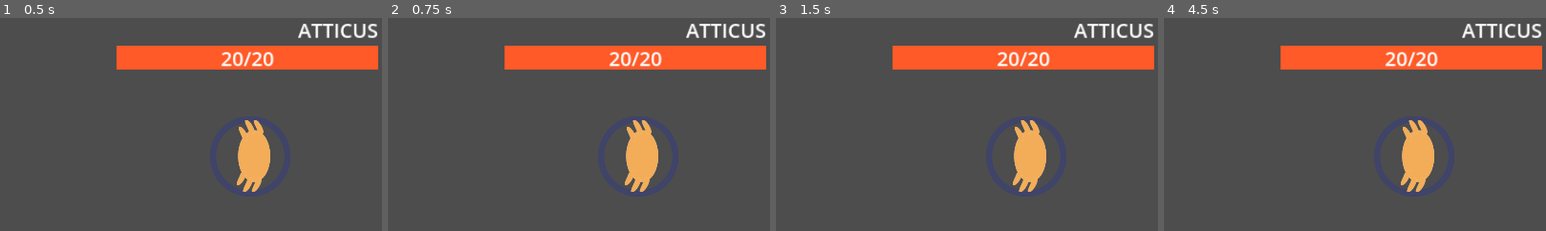
Above: before the commit, frames 1-4 (left to right).
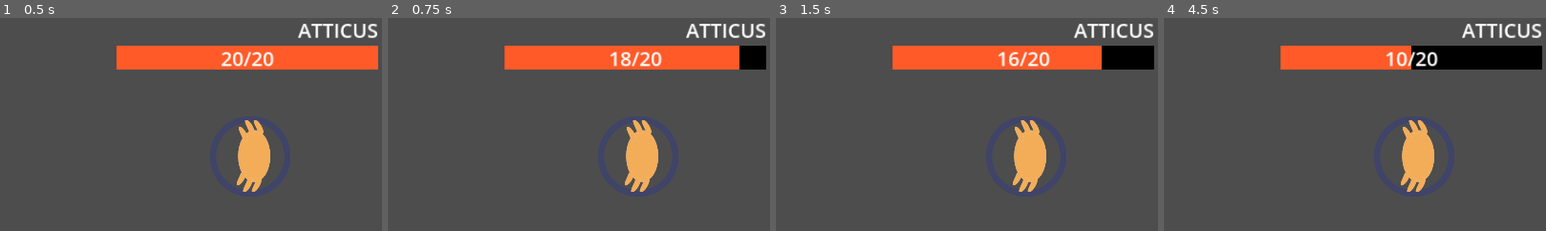
Above: after the commit, the same moments.

Repository: mathew-tran/theanajam24
Game: Godot game, scene res://Levels/Main.tscn
The game is run twice, just before and just after one commit, with the same random seed, the same clock (stepped at 60 frames per second) and the same inputs.
Inputs (mouse positions are % of the whole screen's width and height, from its top left):
- Up to frame 1 (0.5 s): no input
- Up to frame 2 (0.75 s): click (26, 73) at 0.52 s
- Up to frame 3 (1.5 s): click (26, 73) at 1.27 s
- Up to frame 4 (4.5 s): click (26, 73) at 2.02 s; tap Enter at 2.75, 4.25 s; tap Space at 3.5 s
The pictures show only the part of the screen within x 50-100%, y 0-50%; the shares and areas given below are measured in that part.

Frame 1 is identical in both runs. In frame 2, 1.0% of the frame differs, in the area x 58-99%, y 13-25%; in frame 3, 1.8%; in frame 4, 3.9%.

Commit message:
be able to target specific units

Diff:
--- a/Content/Moves/Attacks/Pinch.tres
+++ b/Content/Moves/Attacks/Pinch.tres
@@ -5,5 +5,7 @@
 [resource]
 script = ExtResource("1_d0ymv")
 Damage = 2
+TargetType = 1
 MoveName = "Pinch"
 Cost = 1
+Accuracy = 50
--- a/Levels/Main.tscn
+++ b/Levels/Main.tscn
@@ -24,8 +24,7 @@
 [node name="EnemyCircle" parent="BattleManager" groups=["EnemyCircle"] instance=ExtResource("3_ogekb")]
 position = Vector2(1589, 355)
 
-[node name="Crab" parent="BattleManager/EnemyCircle" node_paths=PackedStringArray("Health") instance=ExtResource("1_v801o")]
+[node name="Crab" parent="BattleManager/EnemyCircle" instance=ExtResource("1_v801o")]
 position = Vector2(8, -1)
 scale = Vector2(-1, -1)
 Name = "Atticus"
-Health = NodePath("../../PlayerCircle/Crab/HealthComponent")
--- a/Prefabs/CrabUnit.tscn
+++ b/Prefabs/CrabUnit.tscn
@@ -5,12 +5,11 @@
 [ext_resource type="Resource" uid="uid://23lkrnyikk4i" path="res://Content/Moves/Attacks/Pinch.tres" id="3_bjh53"]
 [ext_resource type="Script" path="res://Scripts/Components/HealthComponent.gd" id="4_1bcxo"]
 
-[node name="Crab" type="Sprite2D" node_paths=PackedStringArray("Health")]
+[node name="Crab" type="Sprite2D"]
 position = Vector2(163, 233)
 texture = ExtResource("1_hbe70")
 script = ExtResource("2_pfayh")
 Moves = Array[Resource("res://Scripts/DataStructures/CrabMove.gd")]([ExtResource("3_bjh53"), ExtResource("3_bjh53"), ExtResource("3_bjh53"), ExtResource("3_bjh53")])
-Health = NodePath("HealthComponent")
 
 [node name="HealthComponent" type="Node" parent="."]
 script = ExtResource("4_1bcxo")
--- a/Scripts/Autoload/Helper.gd
+++ b/Scripts/Autoload/Helper.gd
@@ -1,6 +1,13 @@
 extends Node
 
-func GetEnemy():
+func GetActiveEnemy():
 	var circle = get_tree().get_nodes_in_group("EnemyCircle")
 	if circle:
 		return circle[0].get_child(0)
+	return null
+
+func GetActivePlayer():
+	var circle = get_tree().get_nodes_in_group("PlayerCircle")
+	if circle:
+		return circle[0].get_child(0)
+	return null
--- a/Scripts/Components/HealthComponent.gd
+++ b/Scripts/Components/HealthComponent.gd
@@ -17,9 +17,17 @@
 	return Amount > 0
 
 func TakeDamage(amount):
+	if IsAlive() == false:
+		return
+
 	Amount -= amount
+	if Amount > 0:
+		OnTakeDamage.emit(self)
+	else:
+		OnDeath.emit(self)
 
 func Heal(amount):
 	Amount += amount
 	if Amount < 0:
 		Amount = 0
+	OnHeal.emit()
--- a/Scripts/CrabUnit.gd
+++ b/Scripts/CrabUnit.gd
@@ -4,7 +4,10 @@
 
 @export var Name : String
 @export var Moves : Array[CrabMove]
-@export var Health : HealthComponent
+
+var bIsEnemy = false
+var Health : HealthComponent
 
 func _ready():
+	Health = $HealthComponent
 	Health.Setup()
--- a/Scripts/DataStructures/CrabMove.gd
+++ b/Scripts/DataStructures/CrabMove.gd
@@ -2,8 +2,29 @@
 
 class_name CrabMove
 
+enum TARGET {
+	SELF,
+	ENEMY
+}
+
+@export var TargetType : TARGET
 @export var MoveName : String
 @export var Cost : int
+@export var Accuracy : int
 
-func PerformMove():
-	pass
+
+func PerformMove(target : CrabUnit):
+	print(target.Name + "has been targeted")
+
+func DetermineTarget(crabUnit : CrabUnit):
+	if TargetType == TARGET.SELF:
+		return crabUnit
+	else:
+		if crabUnit.bIsEnemy:
+			return Helper.GetActivePlayer()
+		else:
+			return Helper.GetActiveEnemy()
+
+func HasPassedAccuracyCheck():
+	var result = randi() % 100
+	return result < Accuracy
--- a/Scripts/DataStructures/CrabMoveAttack.gd
+++ b/Scripts/DataStructures/CrabMoveAttack.gd
@@ -2,5 +2,6 @@
 
 @export var Damage : int
 
-func PerformMove():
-	pass
+func PerformMove(target : CrabUnit):
+	print(target.Name + "has been attacked")
+	target.Health.TakeDamage(Damage)
--- a/Scripts/UI/HealthBarUI.gd
+++ b/Scripts/UI/HealthBarUI.gd
@@ -25,8 +25,10 @@
 	crab.Health.OnDeath.connect(OnDeath)
 	crab.Health.OnHeal.connect(OnHeal)
 	crab.Health.OnTakeDamage.connect(OnTakeDamage)
+
+	LastCrab = crab
+	print("Setup UI for " + crab.Name + "for " + str(get_path()))
 	Update(crab.Health)
-	LastCrab = crab
 
 func DisconnectPreviousCrab():
 	if LastCrab != null:
@@ -48,6 +50,11 @@
 
 
 func Update(healthComponent : HealthComponent):
-	HealthLabel.text = str(healthComponent.Amount) + "/" + str(healthComponent.MaxHealth)
-	max_value = healthComponent.MaxHealth
-	value = healthComponent.Amount
+	if is_instance_valid(LastCrab):
+		if LastCrab.Health.IsAlive():
+			HealthLabel.text = str(healthComponent.Amount) + "/" + str(healthComponent.MaxHealth)
+		else:
+			HealthLabel.text = "DEAD"
+		max_value = healthComponent.MaxHealth
+		value = healthComponent.Amount
+		print(LastCrab.Name + " update")
--- a/Scripts/UI/MoveButton.gd
+++ b/Scripts/UI/MoveButton.gd
@@ -6,6 +6,7 @@
 @onready var ButtonRef = $Button
 
 var CrabMoveRef : CrabMove
+var CrabUnitRef : CrabUnit
 
 func _ready():
 	ButtonRef.pressed.connect(OnButtonPressed)
@@ -14,13 +15,19 @@
 	if is_instance_valid(CrabMoveRef) == false:
 		return
 
-	CrabMoveRef.PerformMove()
+	if CrabMoveRef.HasPassedAccuracyCheck():
+		var target = CrabMoveRef.DetermineTarget(CrabUnitRef)
+		CrabMoveRef.PerformMove(target)
+	else:
+		print("MISSED!")
 
-func Setup(move : CrabMove):
+func Setup(move : CrabMove, crab : CrabUnit):
 	ButtonRef.disabled = true
 	MoveName.text = "-"
 	CrabMoveRef = null
+	CrabUnitRef = null
 	if is_instance_valid(move):
 		ButtonRef.disabled = false
 		MoveName.text = move.MoveName
 		CrabMoveRef = move
+		CrabUnitRef = crab
--- a/Scripts/UI/MovePanel.gd
+++ b/Scripts/UI/MovePanel.gd
@@ -12,6 +12,6 @@
 func OnPopulatePlayerData(crab : CrabUnit):
 	for x in range(0, len(Moves)):
 		if len(crab.Moves) > x:
-			Moves[x].Setup(crab.Moves[x])
+			Moves[x].Setup(crab.Moves[x], crab)
 		else:
-			Moves[x].Setup(null)
+			Moves[x].Setup(null, null)
Not shown, added: Prefabs/UI/Mov1A87.tmp
Not shown, added: Prefabs/UI/MovD75C.tmp
